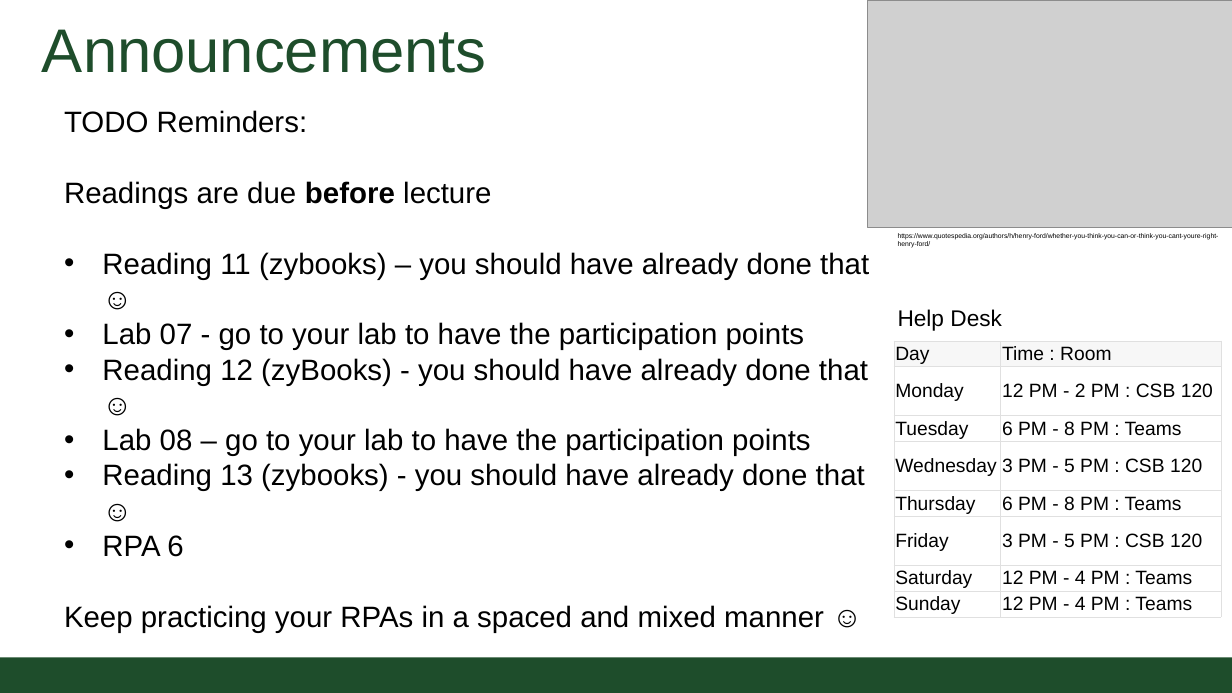
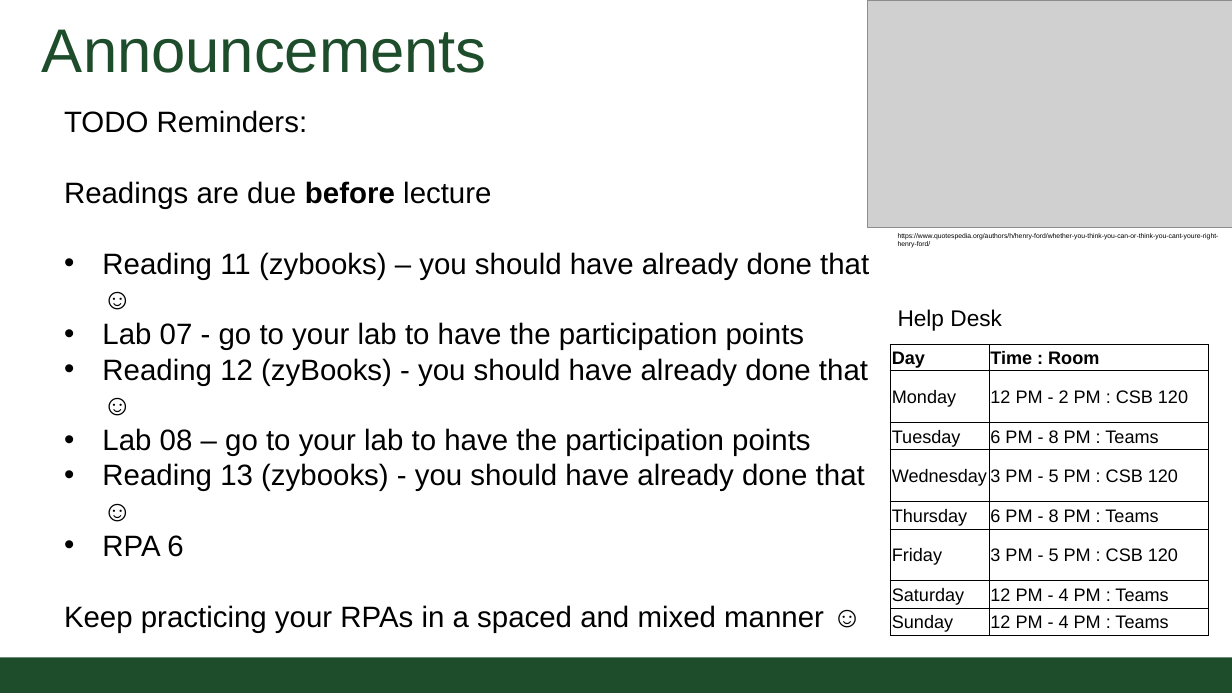
Before and after one commit to CSU-CompSci-CS163-4/Handouts, a slide deck: slide 2 of slides/On-Campus/06_03_StringManipulation.pptx. Drawn at 1232x693 pixels with LibreOffice and Linux fonts; fonts in the diff are those of the drawing; grey boxes stand for pictures; background and template pictures are left out. Boxes give left, top, right and bottom in pixels: in the first picture for what was removed or moved away, otherwise in the second. Text is boxed around its words. In the diff, an @@ line names an element or a change of style, - is before the commit and + after.

```diff
--- a/slides/On-Campus/06_03_StringManipulation.pptx
+++ b/slides/On-Campus/06_03_StringManipulation.pptx
@@ table at (x1=890, y1=345, x2=1209, y2=636) @@
@@ fill #F7F7F7 to #FFFFFF in row 1 @@
@@ size 17 to 16 pt @@
@@ bold on in "Day", "Time : Room" @@
@@ line spacing 1 to 1.07 @@
@@ more space between paragraphs @@
@@ borders changed @@
@@ table resized from (x1=894, y1=341, x2=1221, y2=618) to (x1=890, y1=345, x2=1209, y2=636) @@
```
Also in this commit, not shown: 7 other slides changed, 1 slide added, 1 slide removed.
